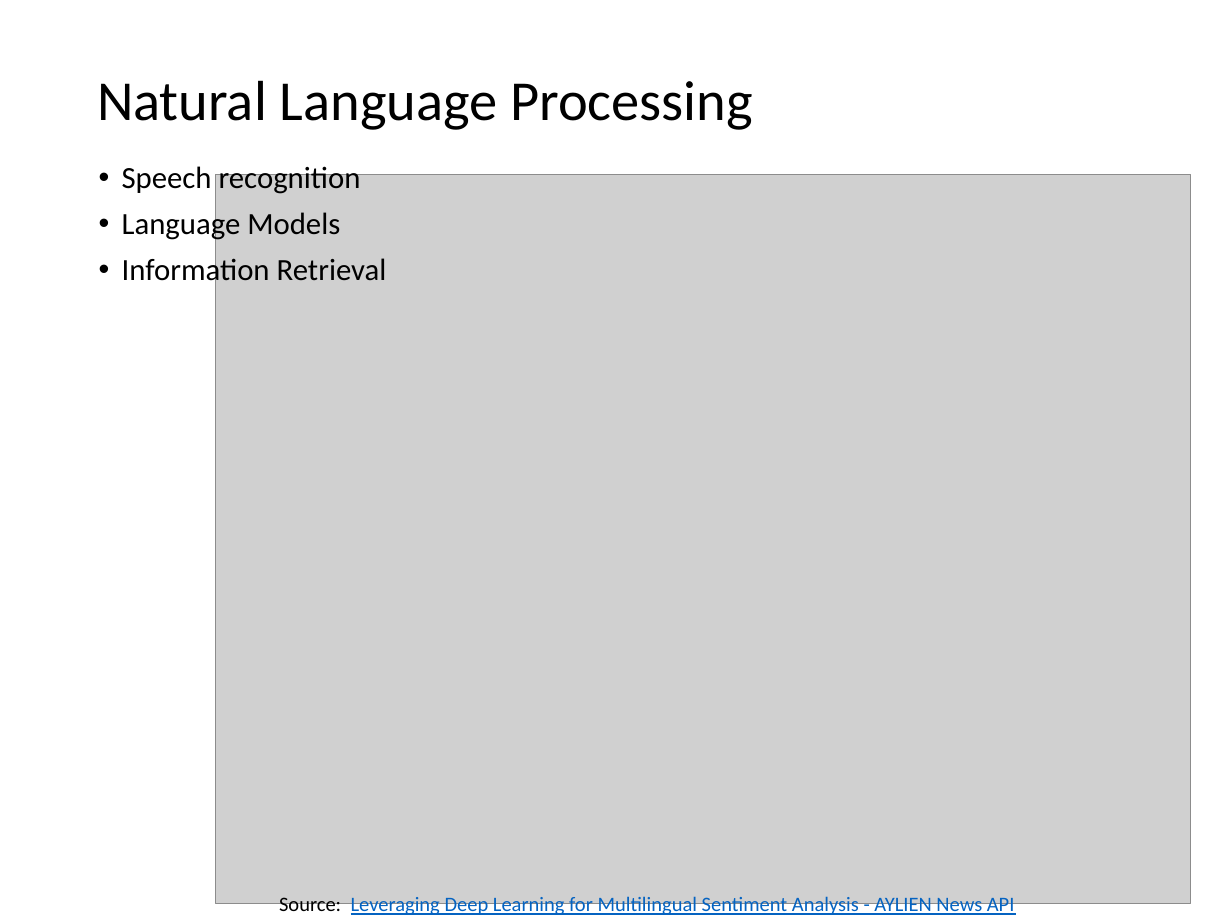
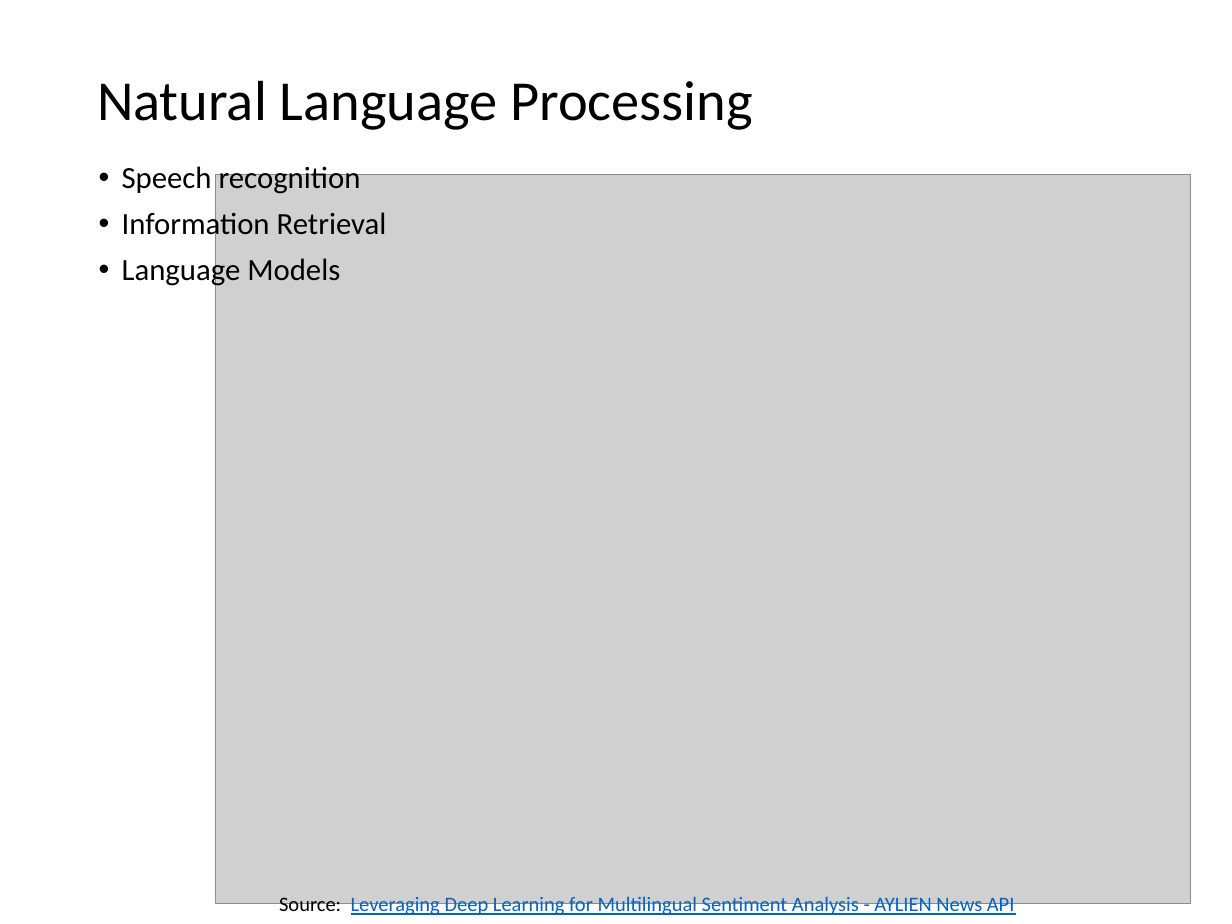
Before and after one commit to mhahsler/CS7320-AI, a slide deck: slide 3 of slides/xx_more_AI.pptx (slide 4 before the commit). Drawn at 1232x924 pixels with LibreOffice and Linux fonts; fonts in the diff are those of the drawing; grey boxes stand for pictures. Boxes give left, top, right and bottom in pixels: in the first picture for what was removed or moved away, otherwise in the second. Text is boxed around its words. In the diff, an @@ line names an element or a change of style, - is before the commit and + after.

```diff
--- a/slides/xx_more_AI.pptx
+++ b/slides/xx_more_AI.pptx
@@ text at <box>122,208,387,242</box>: paragraph added @@
+• Information Retrieval
@@ text at <box>122,255,387,289</box>: paragraph removed @@
-• Information Retrieval
```
Also in this commit, not shown: 1 other slide changed, 1 slide removed, 1 other file.
